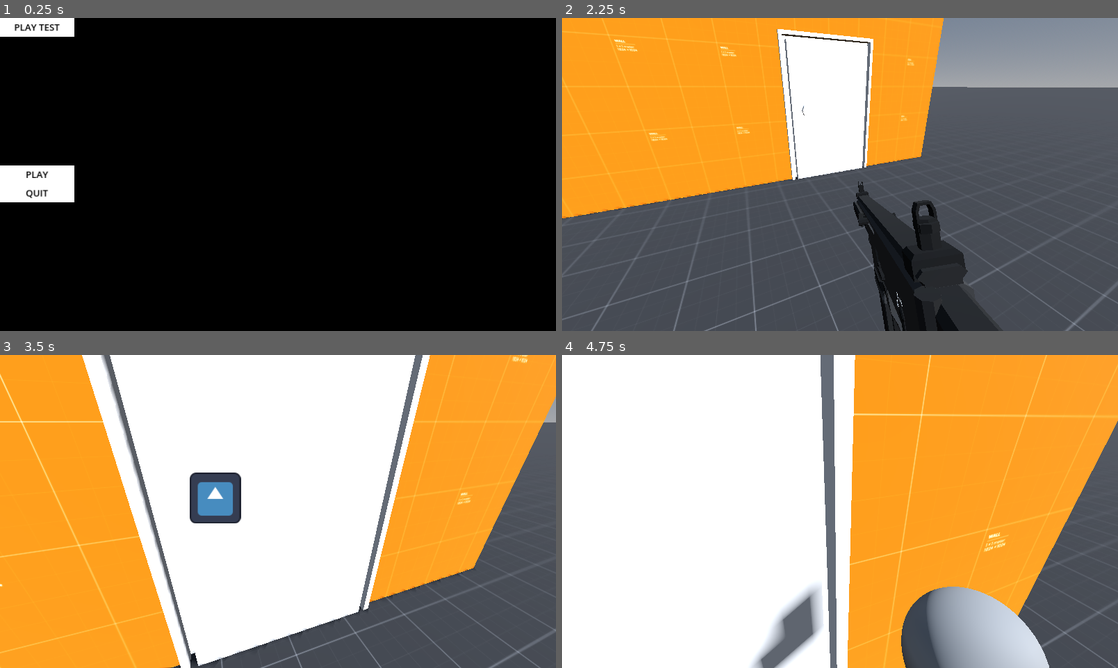
Above: before the commit, frames 1-4 (two rows, left to right).
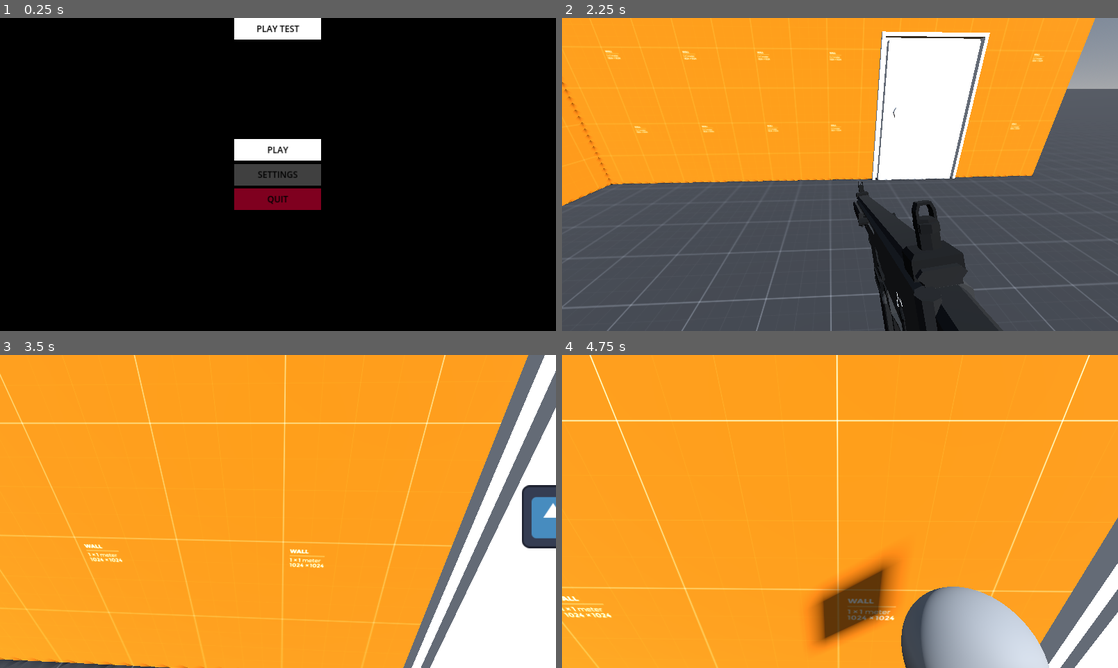
Above: after the commit, the same moments.

Repository: Ieida/Tactical-FPS-Godot
Game: Godot game, scene res://main_menu/main_menu.tscn
The game is run twice, just before and just after one commit, with the same random seed, the same clock (stepped at 60 frames per second) and the same inputs. The engine's default icon, where the game draws it, is replaced by a stand-in: a white triangle on a blue panel in a dark square.
Inputs (mouse positions are in pixels of both pictures, inside the frame that each line leads up to):
- Up to frame 1 (0.25 s): no input
- Up to frame 2 (2.25 s): click (840, 174) at 0.5 s, where only the run after the commit has a clickable "SETTINGS"; click "PLAY TEST" at 1.25 s; tap Enter at 2 s; move the mouse to (867, 174) at 2.02 s; hold W (move_forward) from 2.03 s (still down); right-click (867, 174) at 2.1 s
- Up to frame 3 (3.5 s): keep holding W (move_forward); move the mouse to (250, 511) at 2.77 s; tap 3 (grenade) at 2.85 s
- Up to frame 4 (4.75 s): keep holding W (move_forward); move the mouse to (851, 505) at 3.52 s; tap 1 (primary) at 3.6 s; move the mouse to (834, 517) at 4.27 s; tap T (rack_slide) at 4.35 s

The runs differ from the first frame. In frame 1, 6.6% of the frame differs, in the area x 0-58%, y 0-62%; in frame 2, 28%; in frame 3, 67%, in the area x 0-100%, y 0-100%; in frame 4, 64%.

Commit message:
main menu improvements

Diff:
--- a/main_menu/main_menu.tscn
+++ b/main_menu/main_menu.tscn
@@ -1,22 +1,14 @@
 [gd_scene load_steps=7 format=3 uid="uid://bfc5uoymqgvht"]
 
-[sub_resource type="StyleBoxFlat" id="StyleBoxFlat_nqc85"]
+[ext_resource type="PackedScene" uid="uid://cupa3ej4bslnb" path="res://menu_button/menu_button.tscn" id="1_p7dyk"]
+
+[sub_resource type="StyleBoxFlat" id="StyleBoxFlat_b122x"]
+resource_local_to_scene = true
 bg_color = Color(1, 1, 1, 1)
 
-[sub_resource type="StyleBoxFlat" id="StyleBoxFlat_0rt44"]
-bg_color = Color(1, 1, 1, 1)
-expand_margin_right = 64.0
-
-[sub_resource type="StyleBoxFlat" id="StyleBoxFlat_6iyhf"]
-bg_color = Color(1, 1, 1, 0.498039)
-
-[sub_resource type="StyleBoxFlat" id="StyleBoxFlat_3bob7"]
-bg_color = Color(1, 1, 1, 1)
-expand_margin_right = 32.0
-
-[sub_resource type="GDScript" id="GDScript_7nmdu"]
-resource_name = "play_test_button"
-script/source = "extends Button
+[sub_resource type="GDScript" id="GDScript_ysa8p"]
+resource_name = "play_test"
+script/source = "extends GameMenuButton
 
 var path_string = \"res://level_0/level_0.tscn\"
 
@@ -29,16 +21,17 @@
 	get_tree().change_scene_to_packed(scene)
 "
 
-[sub_resource type="GDScript" id="GDScript_opjt4"]
-resource_name = "quit_button"
-script/source = "extends Button
+[sub_resource type="StyleBoxFlat" id="StyleBoxFlat_hbqke"]
+resource_local_to_scene = true
+bg_color = Color(1, 1, 1, 1)
 
-func _ready():
-	pressed.connect(_on_pressed)
+[sub_resource type="StyleBoxFlat" id="StyleBoxFlat_s8my8"]
+resource_local_to_scene = true
+bg_color = Color(1, 1, 1, 0.25098)
 
-func _on_pressed():
-	get_tree().quit()
-"
+[sub_resource type="StyleBoxFlat" id="StyleBoxFlat_1dx85"]
+resource_local_to_scene = true
+bg_color = Color(0.498039, 0, 0.121569, 1)
 
 [node name="MainMenu" type="Control"]
 layout_mode = 3
@@ -57,62 +50,82 @@
 grow_vertical = 2
 color = Color(0, 0, 0, 1)
 
-[node name="PlayTestButton" type="Button" parent="."]
+[node name="PlayTest" parent="." instance=ExtResource("1_p7dyk")]
 layout_mode = 1
-offset_right = 256.0
-offset_bottom = 64.0
-theme_override_colors/font_color = Color(0, 0, 0, 1)
-theme_override_colors/font_pressed_color = Color(0, 0, 0, 1)
-theme_override_colors/font_hover_color = Color(0, 0, 0, 1)
-theme_override_colors/font_focus_color = Color(0, 0, 0, 1)
-theme_override_colors/font_hover_pressed_color = Color(0, 0, 0, 1)
-theme_override_font_sizes/font_size = 32
-theme_override_styles/normal = SubResource("StyleBoxFlat_nqc85")
-theme_override_styles/hover = SubResource("StyleBoxFlat_0rt44")
-theme_override_styles/pressed = SubResource("StyleBoxFlat_6iyhf")
-theme_override_styles/focus = SubResource("StyleBoxFlat_3bob7")
+anchors_preset = 5
+anchor_left = 0.5
+anchor_right = 0.5
+offset_left = -150.0
+offset_right = 150.0
+offset_bottom = 75.0
+grow_horizontal = 2
+theme_override_styles/normal = SubResource("StyleBoxFlat_b122x")
+theme_override_styles/hover = SubResource("StyleBoxFlat_b122x")
+theme_override_styles/pressed = SubResource("StyleBoxFlat_b122x")
+theme_override_styles/disabled = SubResource("StyleBoxFlat_b122x")
+theme_override_styles/focus = SubResource("StyleBoxFlat_b122x")
 text = "PLAY TEST"
-script = SubResource("GDScript_7nmdu")
+script = SubResource("GDScript_ysa8p")
 
-[node name="PlayButton" type="Button" parent="."]
+[node name="Play" parent="." instance=ExtResource("1_p7dyk")]
 layout_mode = 1
-anchors_preset = 4
+anchors_preset = 8
+anchor_left = 0.5
 anchor_top = 0.5
+anchor_right = 0.5
 anchor_bottom = 0.5
-offset_top = -32.0
-offset_right = 256.0
-offset_bottom = 32.0
+offset_left = -150.0
+offset_top = -122.5
+offset_right = 150.0
+offset_bottom = -47.5
+grow_horizontal = 2
 grow_vertical = 2
-theme_override_colors/font_color = Color(0, 0, 0, 1)
-theme_override_colors/font_pressed_color = Color(0, 0, 0, 1)
-theme_override_colors/font_hover_color = Color(0, 0, 0, 1)
-theme_override_colors/font_focus_color = Color(0, 0, 0, 1)
-theme_override_colors/font_hover_pressed_color = Color(0, 0, 0, 1)
-theme_override_font_sizes/font_size = 32
-theme_override_styles/normal = SubResource("StyleBoxFlat_nqc85")
-theme_override_styles/hover = SubResource("StyleBoxFlat_0rt44")
-theme_override_styles/pressed = SubResource("StyleBoxFlat_6iyhf")
-theme_override_styles/focus = SubResource("StyleBoxFlat_3bob7")
+theme_override_styles/normal = SubResource("StyleBoxFlat_hbqke")
+theme_override_styles/hover = SubResource("StyleBoxFlat_hbqke")
+theme_override_styles/pressed = SubResource("StyleBoxFlat_hbqke")
+theme_override_styles/disabled = SubResource("StyleBoxFlat_hbqke")
+theme_override_styles/focus = SubResource("StyleBoxFlat_hbqke")
 text = "PLAY"
+stylebox = SubResource("StyleBoxFlat_hbqke")
 
-[node name="QuitButton" type="Button" parent="."]
+[node name="Settings" parent="." instance=ExtResource("1_p7dyk")]
 layout_mode = 1
-anchors_preset = 4
+anchors_preset = 8
+anchor_left = 0.5
 anchor_top = 0.5
+anchor_right = 0.5
 anchor_bottom = 0.5
-offset_top = 32.0
-offset_right = 256.0
-offset_bottom = 96.0
+offset_left = -150.0
+offset_top = -37.5
+offset_right = 150.0
+offset_bottom = 37.5
+grow_horizontal = 2
 grow_vertical = 2
-theme_override_colors/font_color = Color(0, 0, 0, 1)
-theme_override_colors/font_pressed_color = Color(0, 0, 0, 1)
-theme_override_colors/font_hover_color = Color(0, 0, 0, 1)
-theme_override_colors/font_focus_color = Color(0, 0, 0, 1)
-theme_override_colors/font_hover_pressed_color = Color(0, 0, 0, 1)
-theme_override_font_sizes/font_size = 32
-theme_override_styles/normal = SubResource("StyleBoxFlat_nqc85")
-theme_override_styles/hover = SubResource("StyleBoxFlat_0rt44")
-theme_override_styles/pressed = SubResource("StyleBoxFlat_6iyhf")
-theme_override_styles/focus = SubResource("StyleBoxFlat_3bob7")
+theme_override_styles/normal = SubResource("StyleBoxFlat_s8my8")
+theme_override_styles/hover = SubResource("StyleBoxFlat_s8my8")
+theme_override_styles/pressed = SubResource("StyleBoxFlat_s8my8")
+theme_override_styles/disabled = SubResource("StyleBoxFlat_s8my8")
+theme_override_styles/focus = SubResource("StyleBoxFlat_s8my8")
+text = "SETTINGS"
+stylebox = SubResource("StyleBoxFlat_s8my8")
+
+[node name="Quit" parent="." instance=ExtResource("1_p7dyk")]
+layout_mode = 1
+anchors_preset = 8
+anchor_left = 0.5
+anchor_top = 0.5
+anchor_right = 0.5
+anchor_bottom = 0.5
+offset_left = -150.0
+offset_top = 47.5
+offset_right = 150.0
+offset_bottom = 122.5
+grow_horizontal = 2
+grow_vertical = 2
+theme_override_styles/normal = SubResource("StyleBoxFlat_1dx85")
+theme_override_styles/hover = SubResource("StyleBoxFlat_1dx85")
+theme_override_styles/pressed = SubResource("StyleBoxFlat_1dx85")
+theme_override_styles/disabled = SubResource("StyleBoxFlat_1dx85")
+theme_override_styles/focus = SubResource("StyleBoxFlat_1dx85")
 text = "QUIT"
-script = SubResource("GDScript_opjt4")
+stylebox = SubResource("StyleBoxFlat_1dx85")
--- /dev/null
+++ b/menu_button/menu_button.tres.gd
@@ -0,0 +1,35 @@
+extends Button
+
+class_name GameMenuButton
+
+@export var stylebox: StyleBoxFlat
+@export var duration: float = 1.0
+@export var skew: float = 0.5
+@export var expand: float = 40.0
+var tween: Tween
+
+func _ready():
+	pressed.connect(_contract)
+	focus_entered.connect(_expand)
+	focus_exited.connect(_contract)
+
+var was_hovered = false
+func _process(_delta):
+	if not was_hovered and is_hovered():
+		_expand()
+	elif was_hovered and not is_hovered():
+		_contract()
+	was_hovered = is_hovered()
+
+func _contract():
+	tween = create_tween().set_parallel(true)
+	tween.tween_property(stylebox, "skew:x", 0.0, duration).set_trans(Tween.TRANS_ELASTIC)
+	tween.tween_property(stylebox, "expand_margin_left", 0.0, duration).set_trans(Tween.TRANS_ELASTIC)
+	tween.tween_property(stylebox, "expand_margin_right", 0.0, duration).set_trans(Tween.TRANS_ELASTIC)
+	await tween.finished
+
+func _expand():
+	tween = create_tween().set_parallel(true)
+	tween.tween_property(stylebox, "skew:x", skew, duration).set_trans(Tween.TRANS_ELASTIC)
+	tween.tween_property(stylebox, "expand_margin_left", expand, duration).set_trans(Tween.TRANS_ELASTIC)
+	tween.tween_property(stylebox, "expand_margin_right", expand, duration).set_trans(Tween.TRANS_ELASTIC)
--- /dev/null
+++ b/menu_button/menu_button.tscn
@@ -0,0 +1,28 @@
+[gd_scene load_steps=3 format=3 uid="uid://cupa3ej4bslnb"]
+
+[ext_resource type="Script" path="res://menu_button/menu_button.tres.gd" id="1_ct32w"]
+
+[sub_resource type="StyleBoxFlat" id="StyleBoxFlat_twcu7"]
+resource_local_to_scene = true
+bg_color = Color(1, 1, 1, 1)
+
+[node name="MenuButton" type="Button"]
+offset_right = 154.0
+offset_bottom = 50.0
+theme_override_colors/font_color = Color(0, 0, 0, 1)
+theme_override_colors/font_pressed_color = Color(0, 0, 0, 1)
+theme_override_colors/font_hover_color = Color(0, 0, 0, 1)
+theme_override_colors/font_focus_color = Color(0, 0, 0, 1)
+theme_override_colors/font_hover_pressed_color = Color(0, 0, 0, 1)
+theme_override_colors/font_disabled_color = Color(0, 0, 0, 1)
+theme_override_colors/font_outline_color = Color(0, 0, 0, 1)
+theme_override_font_sizes/font_size = 30
+theme_override_styles/normal = SubResource("StyleBoxFlat_twcu7")
+theme_override_styles/hover = SubResource("StyleBoxFlat_twcu7")
+theme_override_styles/pressed = SubResource("StyleBoxFlat_twcu7")
+theme_override_styles/disabled = SubResource("StyleBoxFlat_twcu7")
+theme_override_styles/focus = SubResource("StyleBoxFlat_twcu7")
+text = "PLACEHOLDER TEXT"
+script = ExtResource("1_ct32w")
+stylebox = SubResource("StyleBoxFlat_twcu7")
+duration = 0.4
